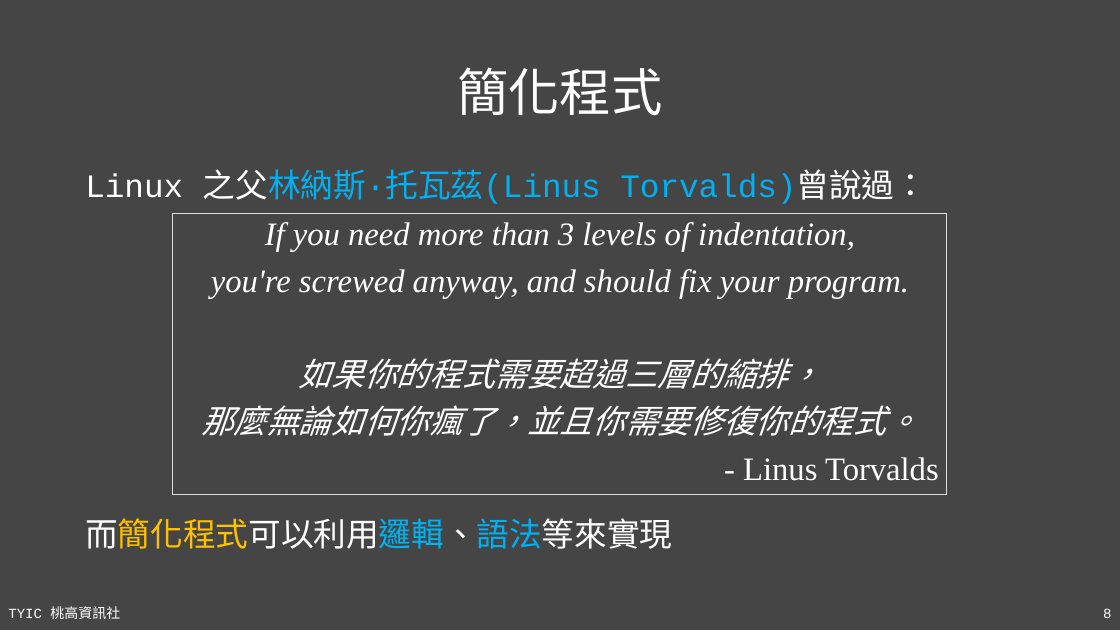
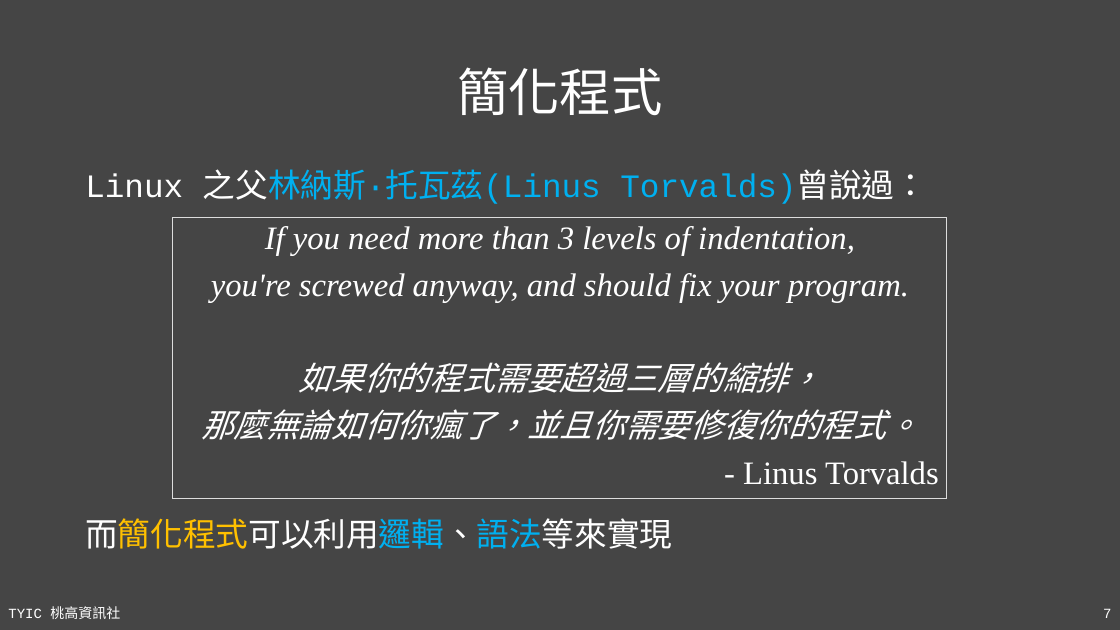
Before and after one commit to TYSHIC/slides, a slide deck: slide 7 of ppt/07_靜態成員.pptx (slide 8 before the commit). Drawn at 1120x630 pixels with LibreOffice and Linux fonts; fonts in the diff are those of the drawing. Boxes give left, top, right and bottom in pixels: in the first picture for what was removed or moved away, otherwise in the second. Text is boxed around its words. In the diff, an @@ line names an element or a change of style, - is before the commit and + after.

```diff
--- a/ppt/07_靜態成員.pptx
+++ b/ppt/07_靜態成員.pptx
@@ rectangle "If you need more than ...": place and size @@
-rectangle "If you need more than ..." at [173,213,948,495]
+rectangle "If you need more than ..." at [173,217,948,498]
@@ page number at [1103,609,1111,618]: text changed @@
-8
+7
```
Also in this commit, not shown: 3 other slides changed, 1 slide removed, 24 other files.
